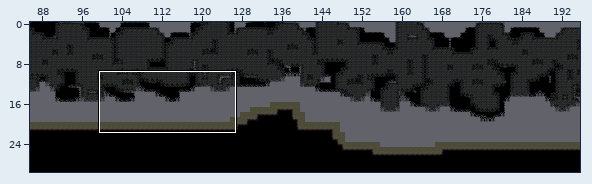
Two states of a Tiled map, AngryCastle/levels/hamond_01.tmx. The picture above shows the old version from afar; the outline marks the close-up.
Close-up. Before the edit:
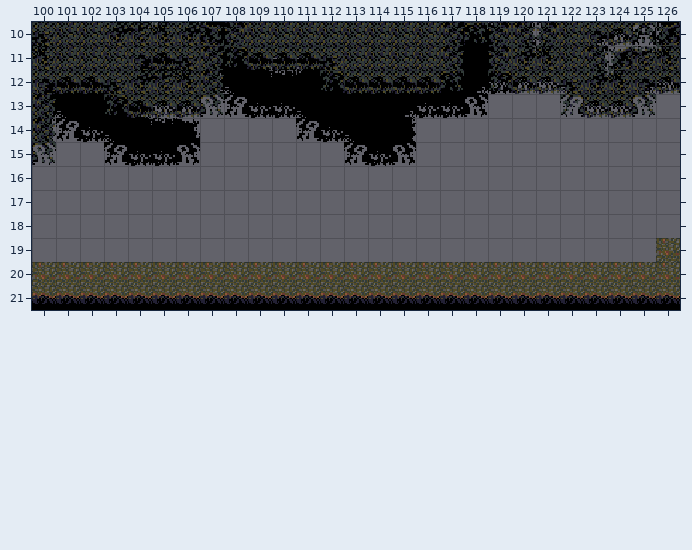
Cells are 16x16 px. Shown: x 100..126, y 10..21. The commit also changed other parts of the map, which this record leaves out.
New version:
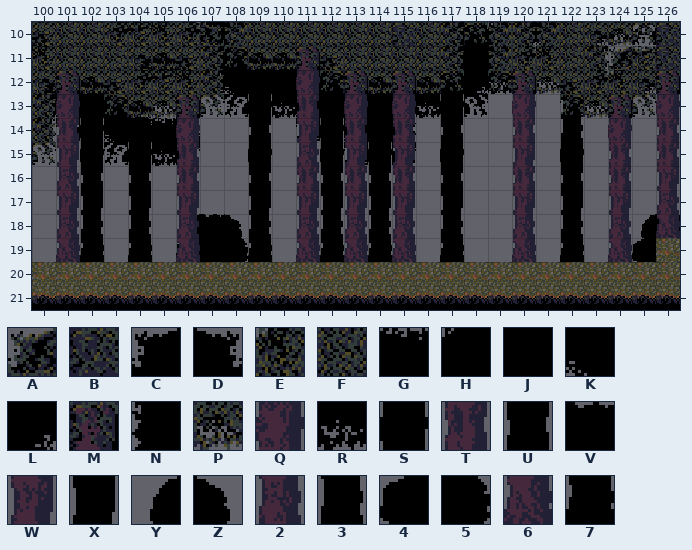
Key: from "Hamond_tileset": A 18, B 19, C 26, D 28, E 50, F 51, G 57, H 58, J 59, K 90, L 92, M 115, N 122, P 145, Q 147, R 153, S 155, T 179, U 187, V 190, W 211, X 219, Y 221, Z 223, 2 243, 3 251, 4 253, 5 255, 6 275, 7 283.
_ is an empty cell.
Difference:
Layer "SilhouetteLayer":
Tile N gives way to one hidden under a higher layer in row 10 at x 126; in row 11 at x 111.
The edit adds tile 3 in row 14 at x 122; in row 18 at x 102, 104, 109, 112, 114, 117 and 122.
The edit adds tile 4 in row 19 at x 106 and 125.
The edit adds tile 5 in row 19 at x 108.
The edit adds tile 7 in row 19 at x 102, 104, 109, 112, 114, 117 and 122.
Tile C gives way to tile J in row 10 at x 105.
Tile G gives way to tile J in row 12 at x 110.
Tile H gives way to tile J in row 12 at x 111.
The edit adds tile J in row 19 at x 107.
Tile N gives way to tile K in row 10 at x 121.
Tile D gives way to tile L in row 10 at x 120.
Tile R gives way to tile S in row 13 at x 109 and 117; in row 14 at x 102 and 112; in row 15 at x 104 and 114.
The edit adds tile S in row 15 at x 102, 109, 112, 117 and 122.
The edit adds tile U in row 12 at x 122; in row 14 at x 109 and 117; in row 16 at x 102, 104, 109, 112, 114, 117 and 122.
The edit adds tile V in row 18 at x 107 and 126.
The edit adds tile X in row 13 at x 122; in row 17 at x 102, 104, 109, 112, 114, 117 and 122.
The edit adds tile Y in row 18 at x 106 and 125.
The edit adds tile Z in row 18 at x 108.
Layer "BackgroundLayer":
The edit adds tile 2 in row 15 at x 111; in row 16 at x 101; in row 17 at x 126; in row 18 at x 101, 106, 111, 113, 115, 120 and 124.
The edit adds tile 6 in row 18 at x 126; in row 19 at x 101, 106, 111, 113, 115, 120 and 124.
Tile A gives way to tile B in row 10 at x 126.
Tile E gives way to tile B in row 11 at x 126.
Tile F gives way to tile B in row 10 at x 115.
Tile P gives way to tile M in row 11 at x 111; in row 12 at x 101, 113, 115, 120 and 126; in row 13 at x 106 and 124.
The edit adds tile Q in row 12 at x 111; in row 13 at x 101, 113, 115, 120 and 126; in row 14 at x 106 and 124.
The edit adds tile T in row 13 at x 111; in row 14 at x 101, 113, 115, 120 and 126; in row 15 at x 106, 124 and 126; in row 16 at x 106, 111, 113, 115, 120 and 124.
The edit adds tile W in row 14 at x 111; in row 15 at x 101, 113, 115 and 120; in row 16 at x 126; in row 17 at x 101, 106, 111, 113, 115, 120 and 124.
